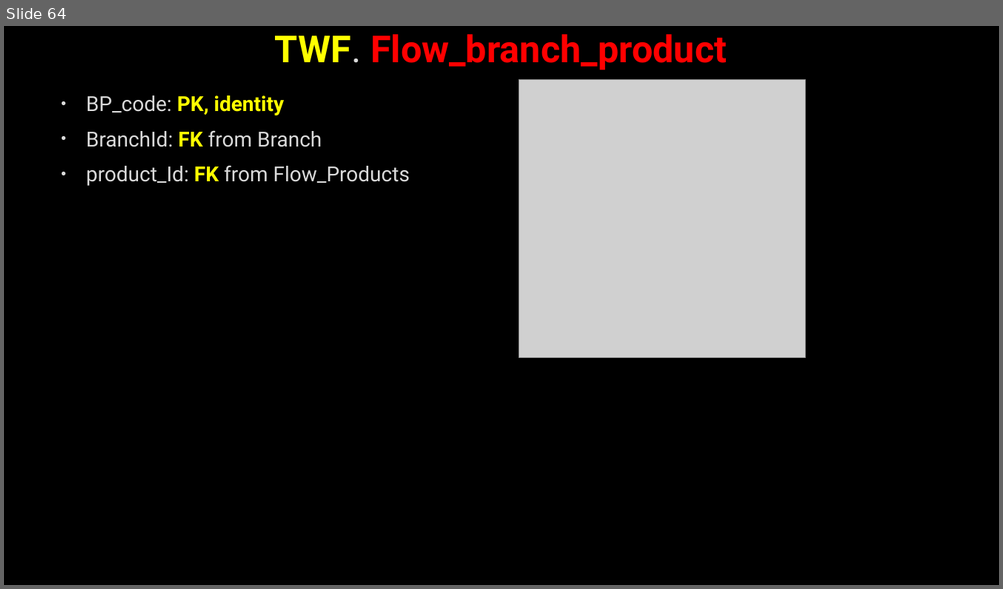
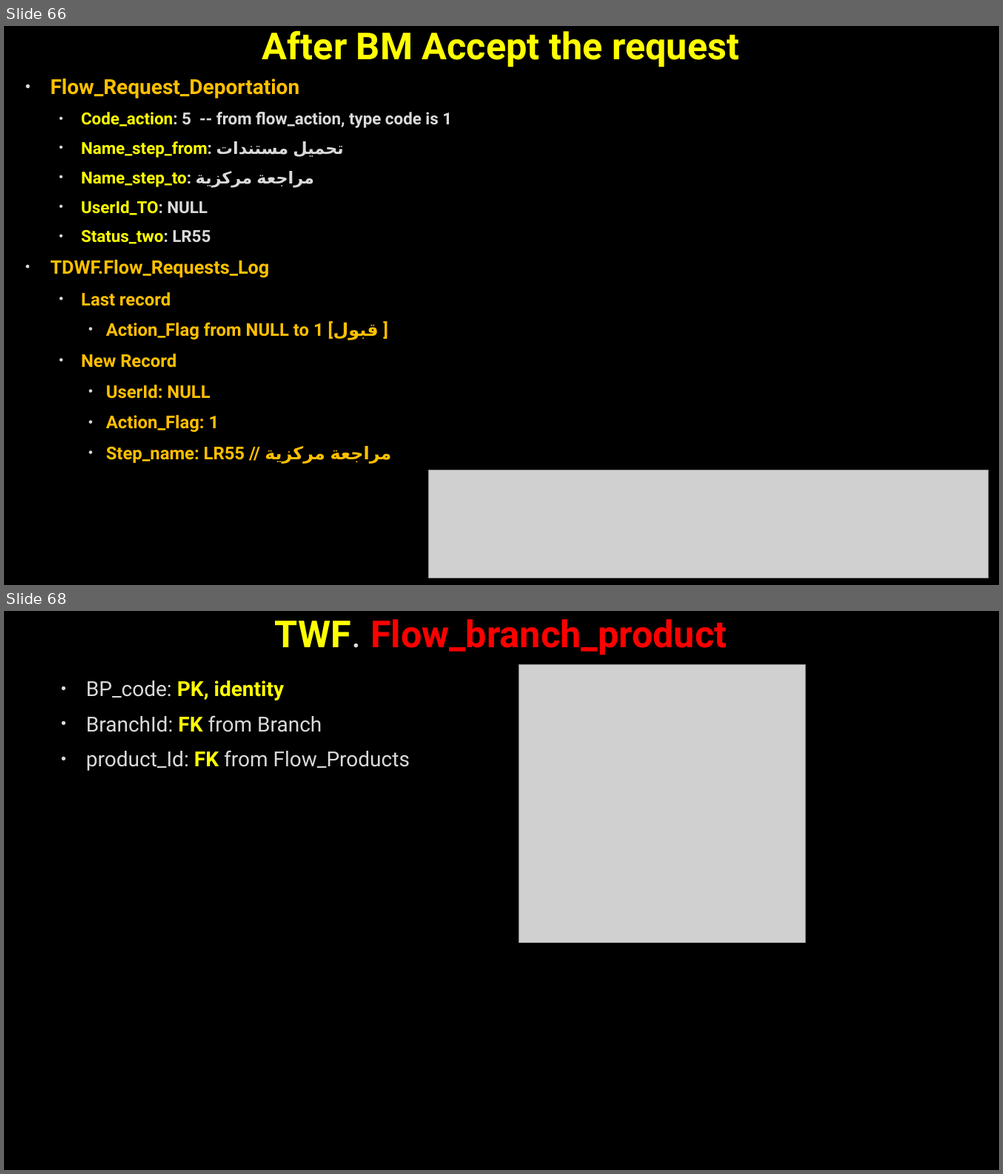
Before and after one commit to AhmedMohamedSamir1/Summary, a slide deck: Dot Net/Business.pptx. Shown one above the other, each under a label of ours: slide 64 before the commit, slides 66 and 68 after it; the slides between them are not shown. The pictures are 1003x589 and 1003x1174 pixels, drawn with LibreOffice and Linux fonts; fonts in the diff are those of the drawing; grey boxes stand for pictures; background and template pictures are left out. Boxes give left, top, right and bottom in pixels: in the first picture for what was removed or moved away, otherwise in the second. Text is boxed around its words. In the diff, an @@ line names an element or a change of style, - is before the commit and + after.

```diff
--- a/Dot Net/Business.pptx
+++ b/Dot Net/Business.pptx
@@ slide 66 added at box(4, 26, 999, 585), background picture (left out) @@
@@ title added at box(262, 30, 739, 67), 36 pt, text #FFFF00, bold @@
+After BM Accept the request
@@ text added at box(51, 79, 452, 464), 16 pt, text #FFC000, bold @@
+• Flow_Request_Deportation
+  • Code_action: 5 -- from flow_action, type code is 1
+  • Name_step_from: تحميل مستندات
+  • Name_step_to: مراجعة مركزية
+  • UserId_TO: NULL
+  • Status_two: LR55
+• TDWF.Flow_Requests_Log
+  • Last record
+    • Action_Flag from NULL to 1 [قبول ]
+  • New Record
+    • UserId: NULL
+    • Action_Flag: 1
+    • Step_name: LR55 // مراجعة مركزية
@@ picture added at box(429, 471, 988, 579) @@
@@ what was slide 64 is now slide 68 @@
```
Also in this commit, not shown: 6 slides changed, 3 other slides added, 10 slides removed, 7 other files.
